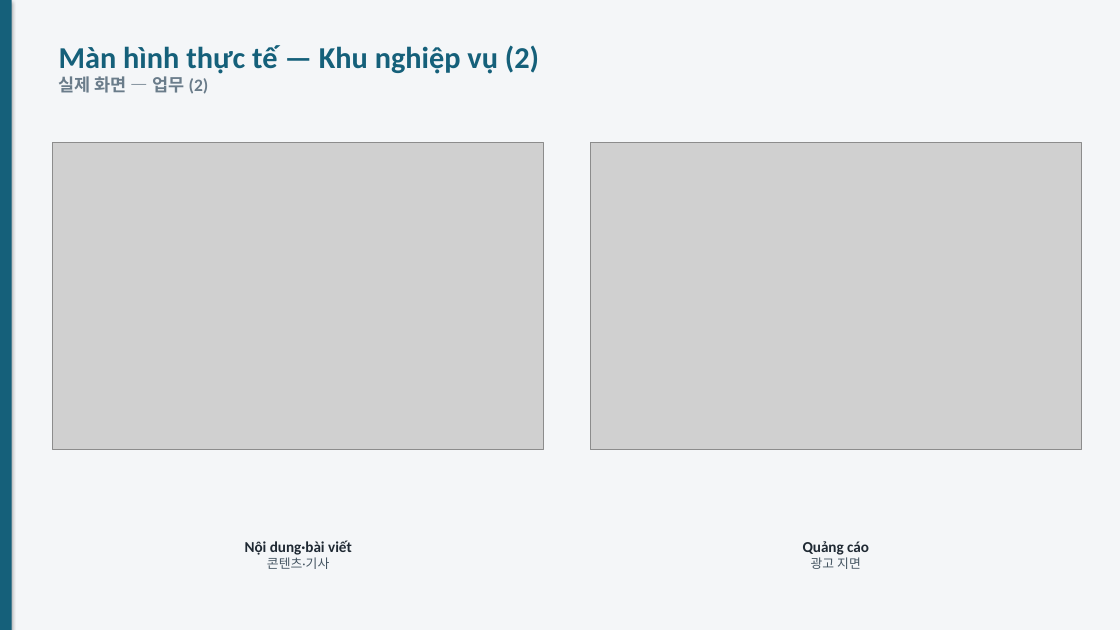
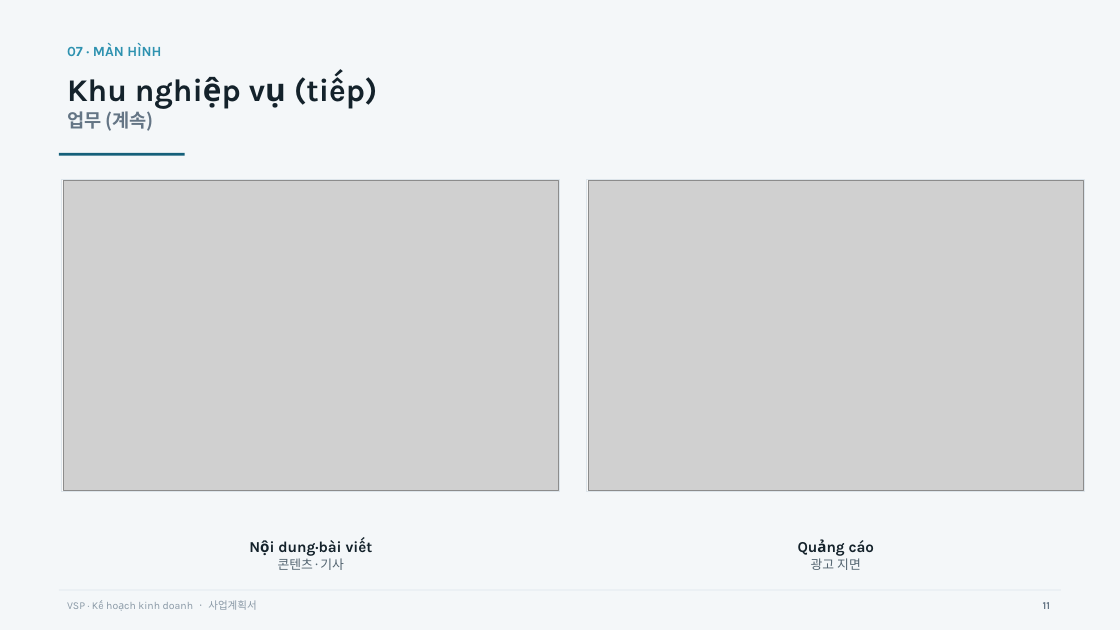
Before and after one commit to Weviko/VSP, a slide deck: slide 11 of docs/VSP-사업계획-슬라이드.pptx (slide 10 before the commit). Drawn at 1120x630 pixels with LibreOffice and Linux fonts; fonts in the diff are those of the drawing; grey boxes stand for pictures. Boxes give left, top, right and bottom in pixels: in the first picture for what was removed or moved away, otherwise in the second. Text is boxed around its words. In the diff, an @@ line names an element or a change of style, - is before the commit and + after.

```diff
--- a/docs/VSP-사업계획-슬라이드.pptx
+++ b/docs/VSP-사업계획-슬라이드.pptx
@@ background #F4F6F8 to #F4F7F9 @@
@@ rectangle removed at (0, 0, 12, 630) @@
@@ text added at (67, 43, 161, 56), 12 pt, text #2E92B0, bold @@
+07 · MÀN HÌNH
@@ text at (67, 79, 154, 131): text changed; size 26 to 27 pt; font Calibri to Karla; text colour #15607A to #14222B @@
-Màn hình thực tế — Khu nghiệp vụ (2)
-실제 화면 — 업무 (2)
+Khu nghiệp vụ (tiếp)
+업무 (계속)
@@ rectangle added at (59, 153, 185, 155), fill #15607A @@
@@ rectangle added at (62, 180, 560, 492), fill #FFFFFF, outline #DDE5EB 1 pt @@
@@ picture: place and size @@
-picture at (52, 143, 544, 450)
+picture at (63, 181, 559, 491)
@@ rectangle added at (587, 180, 1086, 492), fill #FFFFFF, outline #DDE5EB 1 pt @@
@@ picture: place and size @@
-picture at (591, 143, 1082, 450)
+picture at (588, 181, 1084, 491)
@@ text "Nội dung·bài viết": place and size @@
-text "Nội dung·bài viết" at (245, 540, 352, 569)
+text "Nội dung·bài viết" at (278, 540, 344, 570)
@@ text "Nội dung·bài viết" at (278, 540, 344, 570): font Calibri to Karla, text colour #1F2933 to #14222B in "Nội dung·bài viết"; font Calibri to Noto Sans CJK KR, text colour #455562 to #536470 in "콘텐츠·기사"; more space between paragraphs @@
@@ text "Quảng cáo": place and size @@
-text "Quảng cáo" at (803, 541, 869, 569)
+text "Quảng cáo" at (811, 540, 874, 570)
@@ text "Quảng cáo" at (811, 540, 874, 570): font Calibri to Karla, text colour #1F2933 to #14222B in "Quảng cáo"; font Calibri to Noto Sans CJK KR, text colour #455562 to #536470 in "광고 지면"; more space between paragraphs @@
@@ text added at (67, 600, 256, 610), 9 pt, text #8A99A6 @@
+VSP · Kế hoạch kinh doanh · 사업계획서
@@ text added at (1043, 602, 1050, 609), 9 pt, text #647585, bold @@
+11
```
Also in this commit, not shown: 14 other slides changed, 4 slides added, 1 slide removed.
